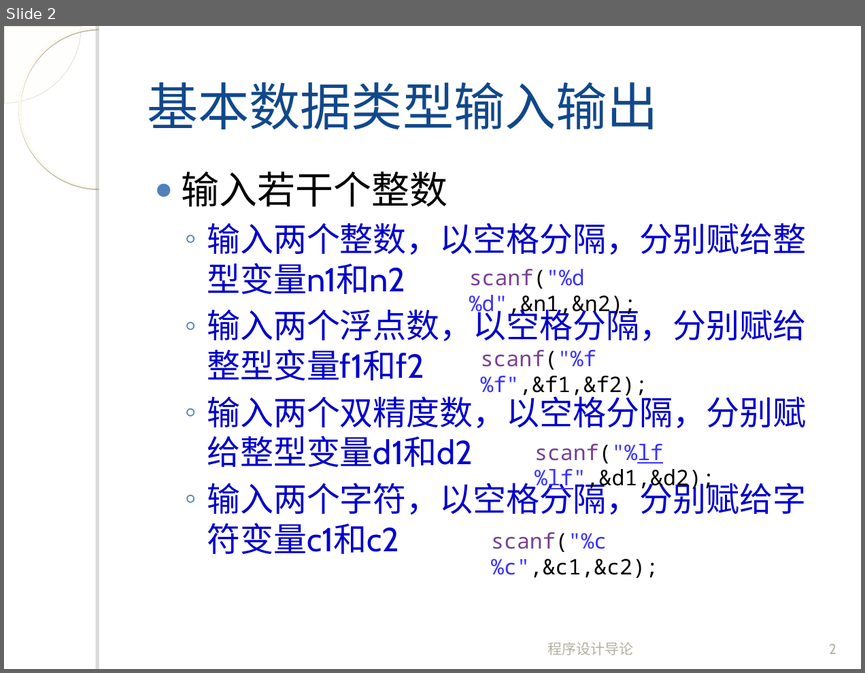
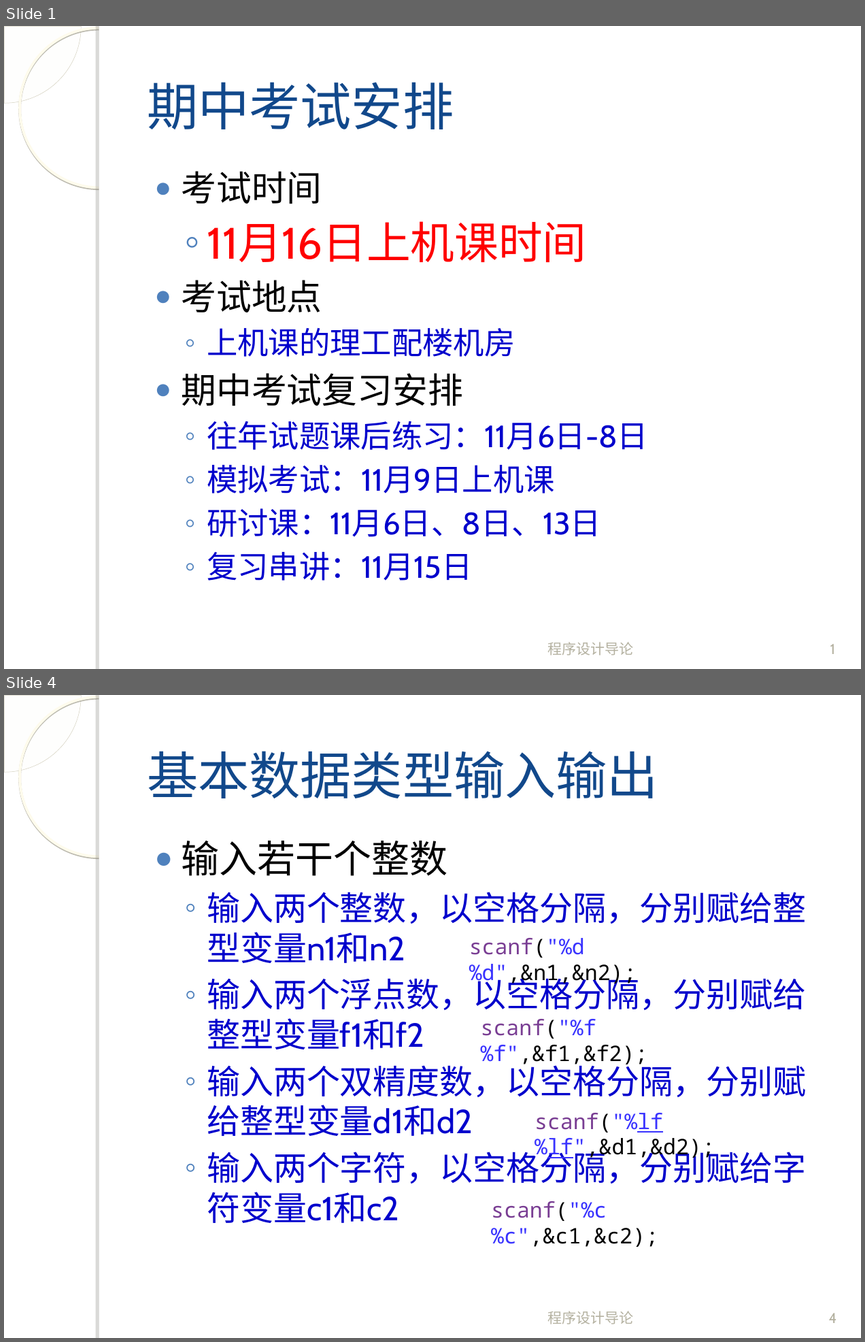
Before and after one commit to fanju1984/introduction-to-programming, a slide deck: introduction-to-programming/slides/2017/Dis02.ppt. Shown one above the other, each under a label of ours: slide 2 before the commit, slides 1 and 4 after it; the slides between them are not shown. The pictures are 865x673 and 865x1342 pixels, drawn with LibreOffice and Linux fonts; fonts in the diff are those of the drawing; background and template pictures are left out. Boxes give left, top, right and bottom in pixels: in the first picture for what was removed or moved away, otherwise in the second. Text is boxed around its words. In the diff, an @@ line names an element or a change of style, - is before the commit and + after.

```diff
--- a/introduction-to-programming/slides/2017/Dis02.ppt
+++ b/introduction-to-programming/slides/2017/Dis02.ppt
@@ slide 1 added at [4, 26, 861, 669], background picture (left out); not listed: 4 template elements that a slide beside it also shows @@
@@ title added at [147, 82, 453, 129], 43 pt, text #11488B @@
+期中考试安排
@@ text added at [181, 171, 648, 580], 25.9 pt, text #0000CC @@
+● 考试时间
+  ◦ 11月16日上机课时间
+● 考试地点
+  ◦ 上机课的理工配楼机房
+● 期中考试复习安排
+  ◦ 往年试题课后练习：11月6日-8日
+  ◦ 模拟考试：11月9日上机课
+  ◦ 研讨课：11月6日、8日、13日
+  ◦ 复习串讲：11月15日
@@ text added at [548, 641, 634, 655], 12 pt, text #B4B1A0 @@
+程序设计导论
@@ page number added at [830, 643, 835, 654], 12 pt, text #B4B1A0 @@
+1
@@ what was slide 2 is now slide 4 @@
@@ page number at [829, 1312, 837, 1323]: text changed @@
-2
+4
```
Also in this commit, not shown: 1 slide changed, 26 other slides added, 2 other files.
